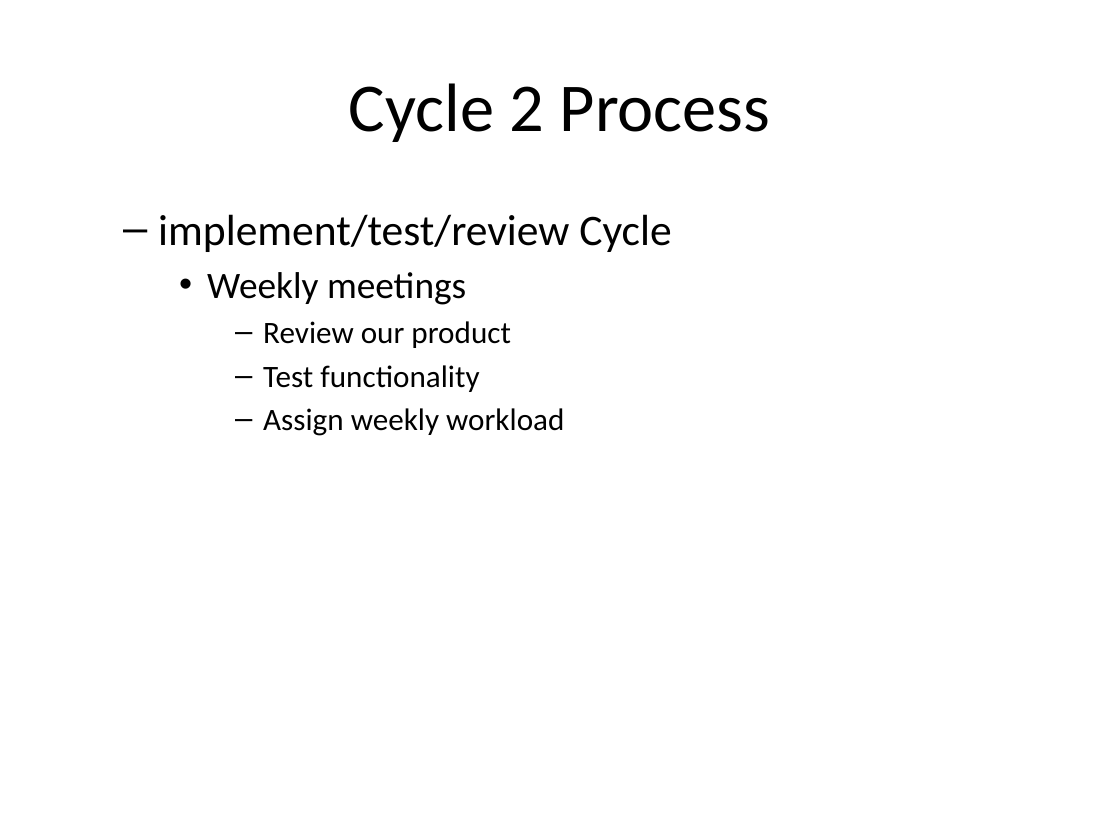
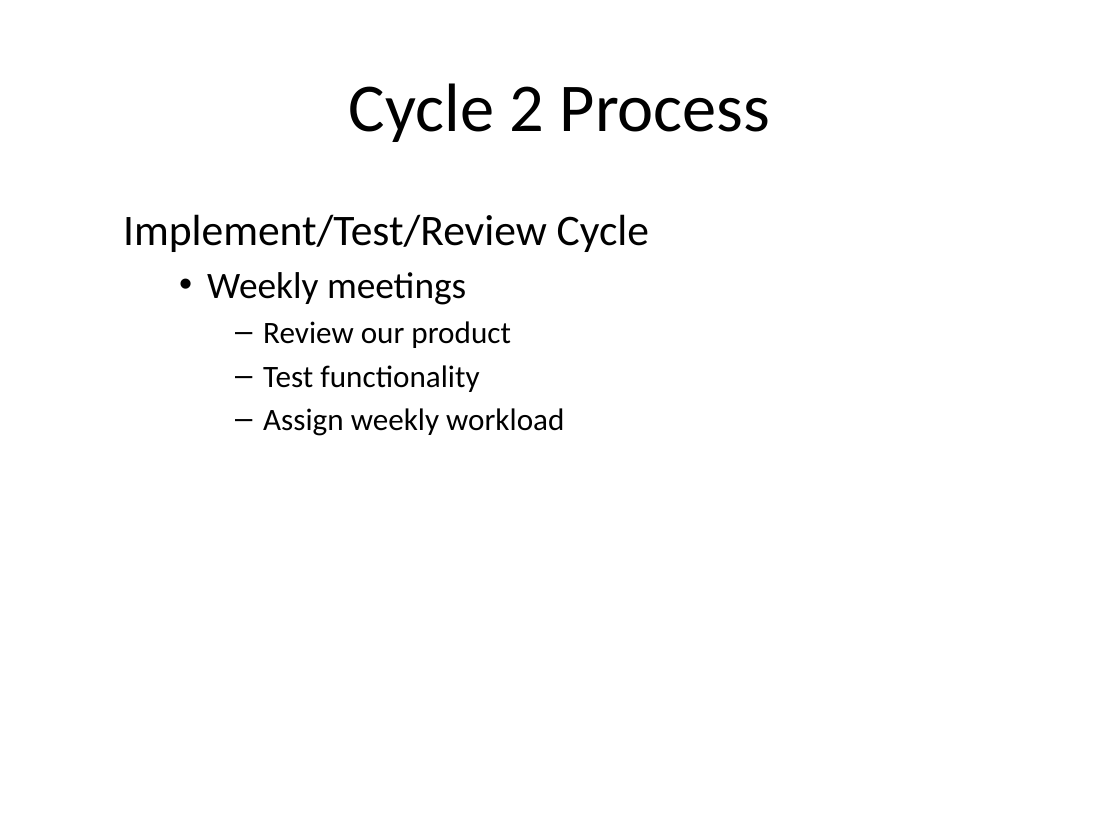
Before and after one commit to telepresencebot2/Transportation-For-Visually-Impaired, a slide deck: slide 12 of Cycle2DOC/CycleTwoPresentation.pptx. Drawn at 1120x840 pixels with LibreOffice and Linux fonts; fonts in the diff are those of the drawing; background and template pictures are left out. Boxes give left, top, right and bottom in pixels: in the first picture for what was removed or moved away, otherwise in the second. Text is boxed around its words. In the diff, an @@ line names an element or a change of style, - is before the commit and + after.

Commit message:
Finished Senior Design Cycle 2 Report

```diff
--- a/Cycle2DOC/CycleTwoPresentation.pptx
+++ b/Cycle2DOC/CycleTwoPresentation.pptx
@@ text at [123,214,649,252]: text changed @@
-  – implement/test/review Cycle
+  Implement/Test/Review Cycle
```
Also in this commit, not shown: 6 other slides changed, 5 other files.
